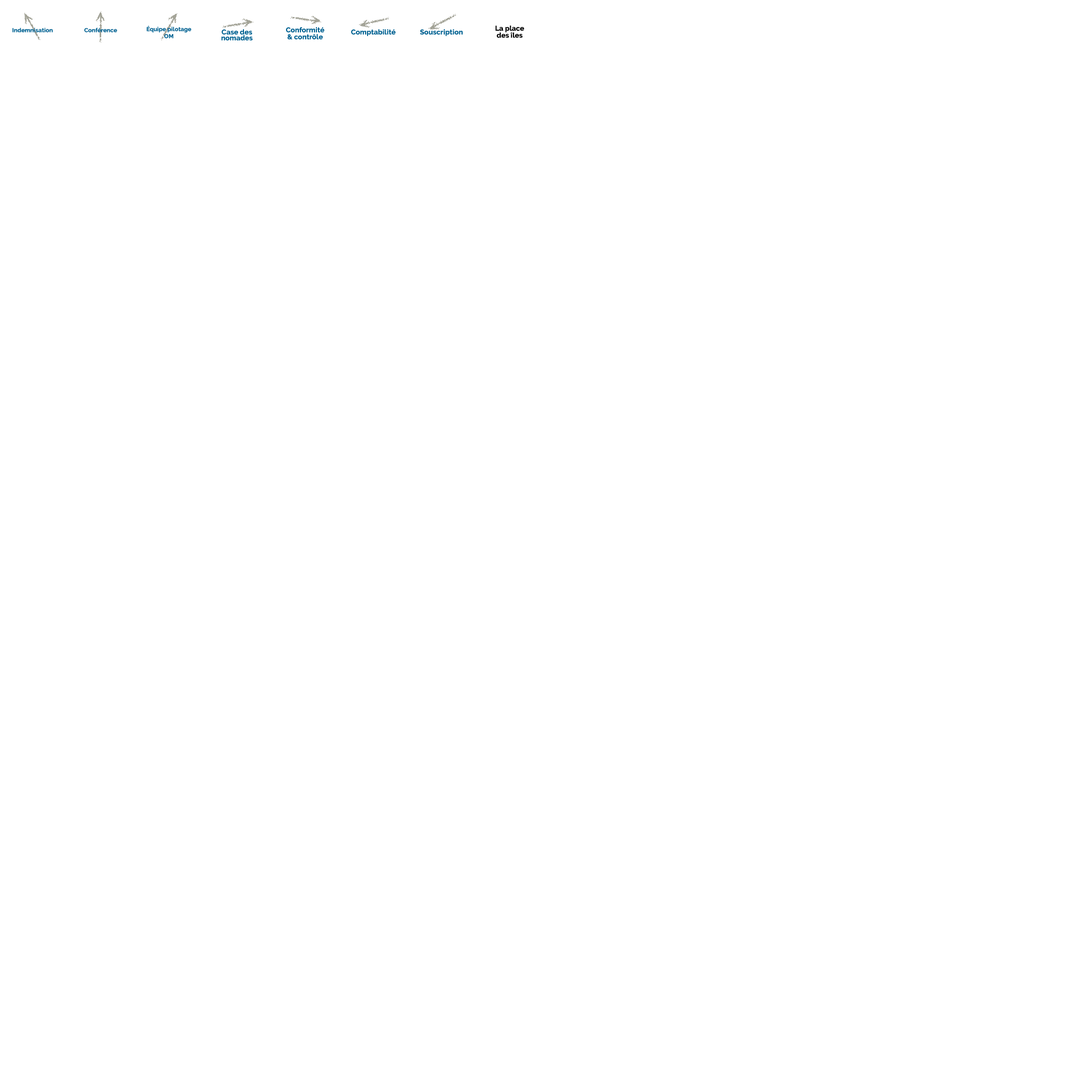
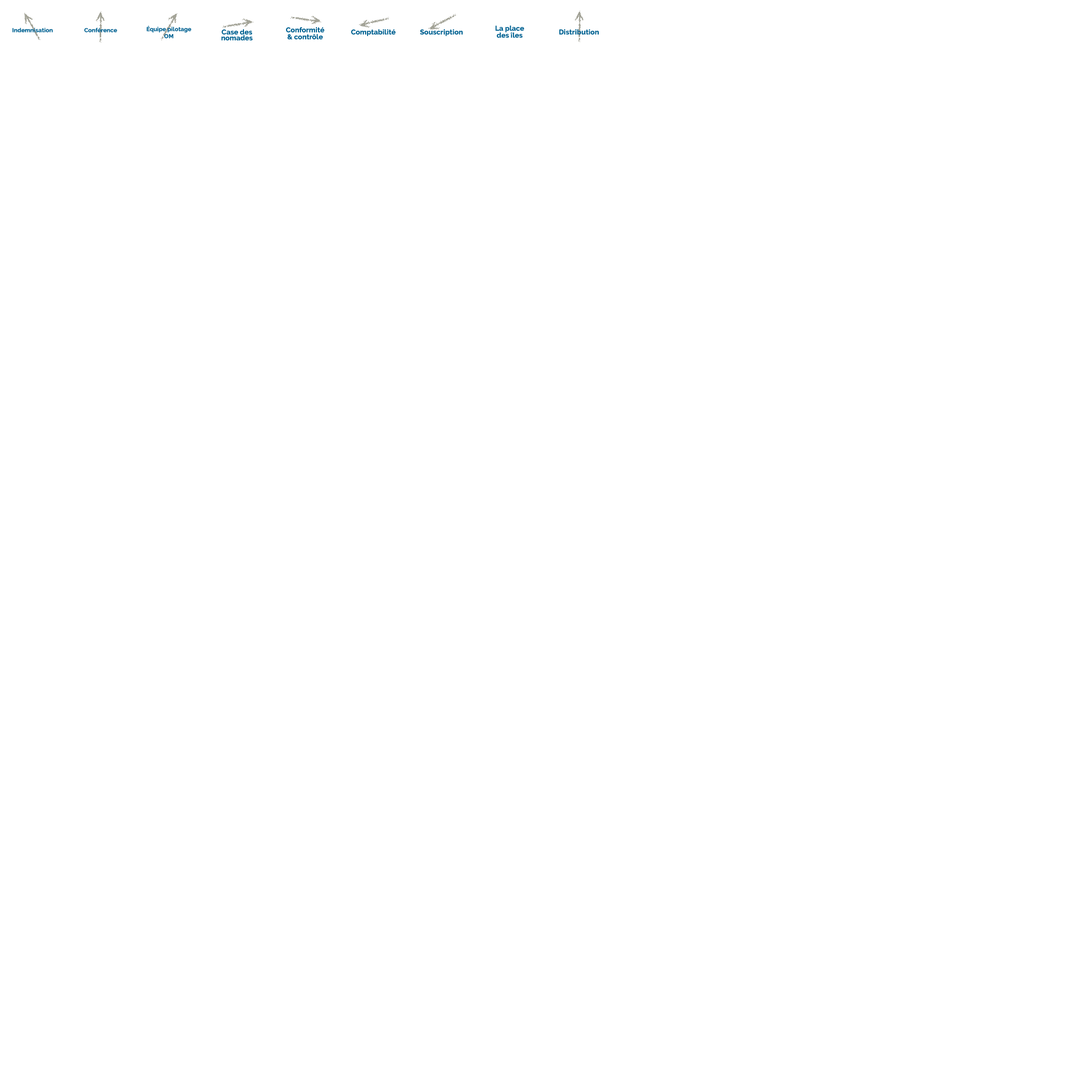
Comparing the layer stacks of the two (1091, 1091) images. Changes:
added group "Nos activités" (1st of 2) with 5 layers above "Nos activités" over [559, 10, 600, 43]
added layer "Distribution" in group "Nos activités" over [559, 29, 600, 35]
added layer "Calque 29" in group "Nos activités" over [574, 10, 584, 43]
painted on "La place des îles" over [495, 25, 525, 38]
